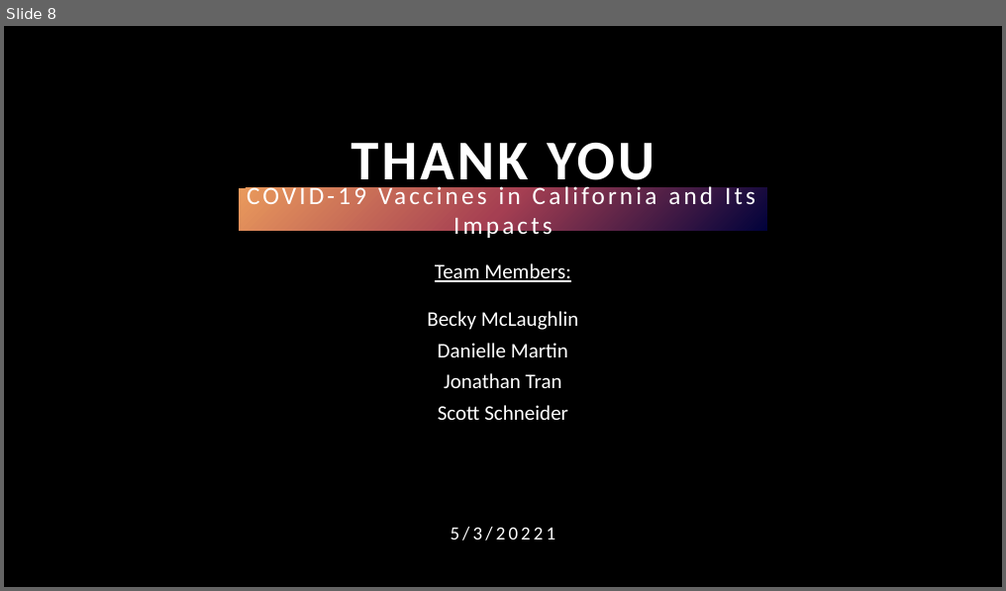
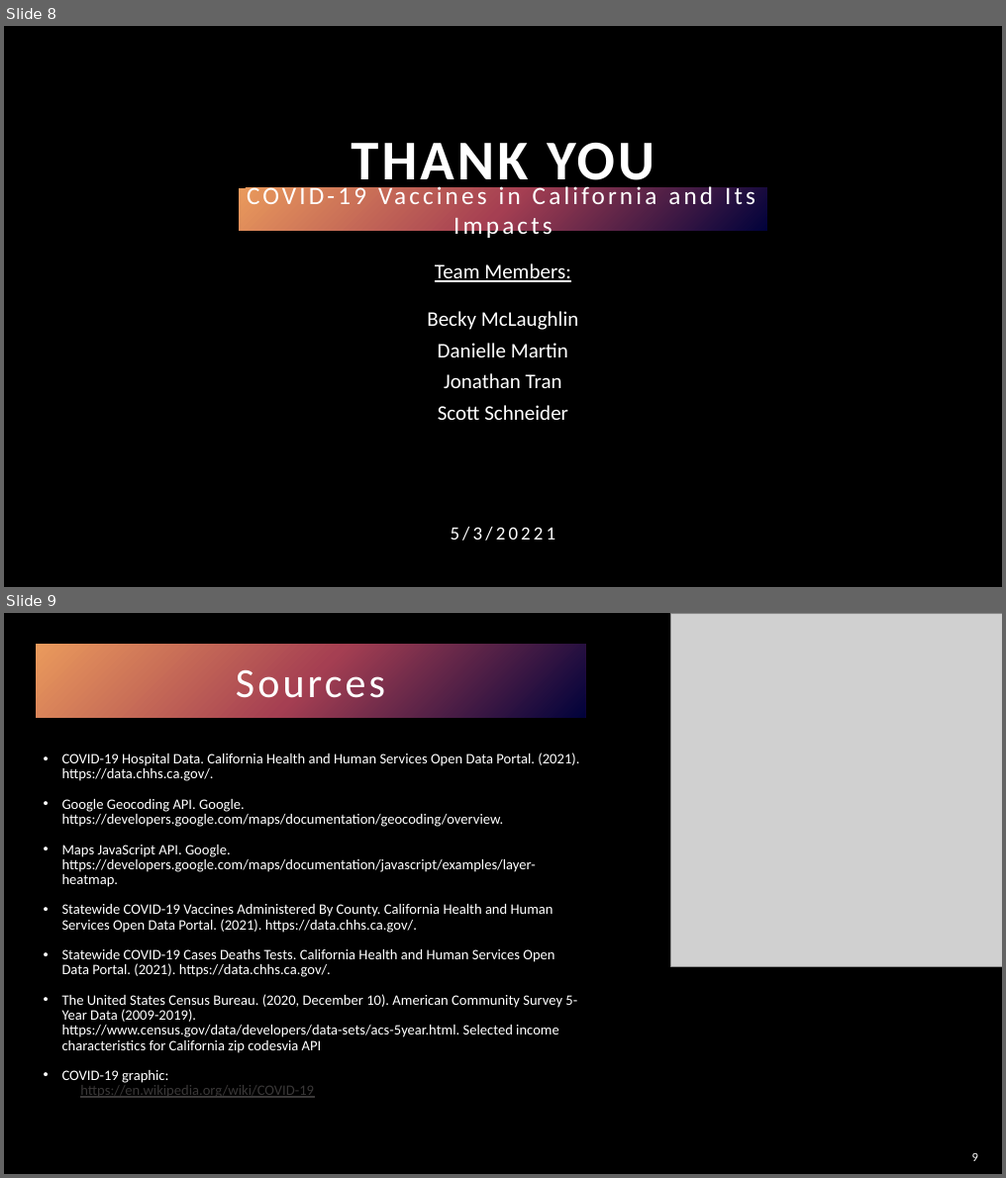
Before and after one commit to danijmartin/Covid-19-California, a slide deck: Impact_of_COVID_ in_CA.pptx. Shown one above the other, each under a label of ours: slide 8 before the commit, slides 8 and 9 after it. The pictures are 1006x591 and 1006x1178 pixels, drawn with LibreOffice and Linux fonts; fonts in the diff are those of the drawing; grey boxes stand for pictures; background and template pictures are left out. Boxes give left, top, right and bottom in pixels: in the first picture for what was removed or moved away, otherwise in the second. Text is boxed around its words. In the diff, an @@ line names an element or a change of style, - is before the commit and + after.

```diff
--- a/Impact_of_COVID_ in_CA.pptx
+++ b/Impact_of_COVID_ in_CA.pptx
@@ slide 9 added at bbox=[4, 613, 1002, 1174], background #000000 @@
@@ picture added at bbox=[670, 613, 1002, 966] @@
@@ rectangle added at bbox=[36, 644, 585, 717], fill gradient #01023B to #A53F52 to #EA9A5C, 40 pt, text #FFFFFF @@
+Sources
@@ text added at bbox=[62, 753, 579, 1098], 13.9 pt, text #FFFFFF @@
+• COVID-19 Hospital Data. California Health and Human Services Open Data Portal. (2021). https://data.chhs.ca.gov/.
+• Google Geocoding API. Google. https://developers.google.com/maps/documentation/geocoding/overview.
+• Maps JavaScript API. Google. https://developers.google.com/maps/documentation/javascript/examples/layer-heatmap.
+• Statewide COVID-19 Vaccines Administered By County. California Health and Human Services Open Data Portal. (2021). https://data.chhs.ca.gov/.
+• Statewide COVID-19 Cases Deaths Tests. California Health and Human Services Open Data Portal. (2021). https://data.chhs.ca.gov/.
+• The United States Census Bureau. (2020, December 10). American Community Survey 5-Year Data (2009-2019). https://www.census.gov/data/developers/data-sets/acs-5year.html. Selected income characteristics for California zip codesvia API
+• COVID-19 graphic:
+  https://en.wikipedia.org/wiki/COVID-19
@@ page number added at bbox=[972, 1154, 978, 1161], 12 pt, text #FFFFFF @@
+9
```
Also in this commit, not shown: 1 slide changed.
